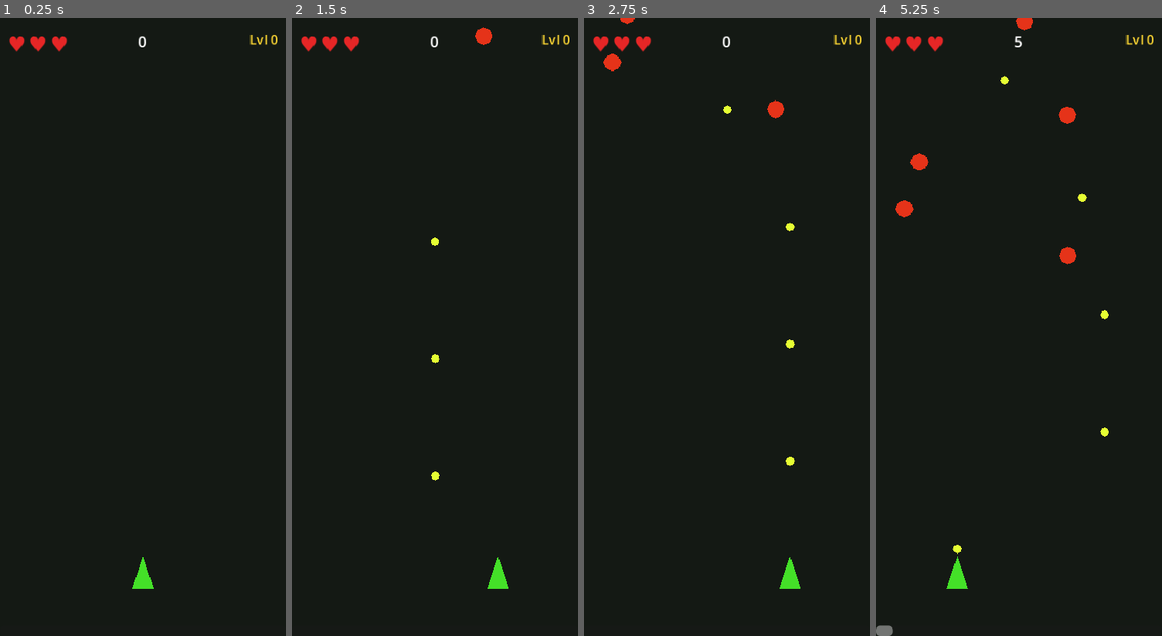
Above: before the commit, frames 1-4 (left to right).
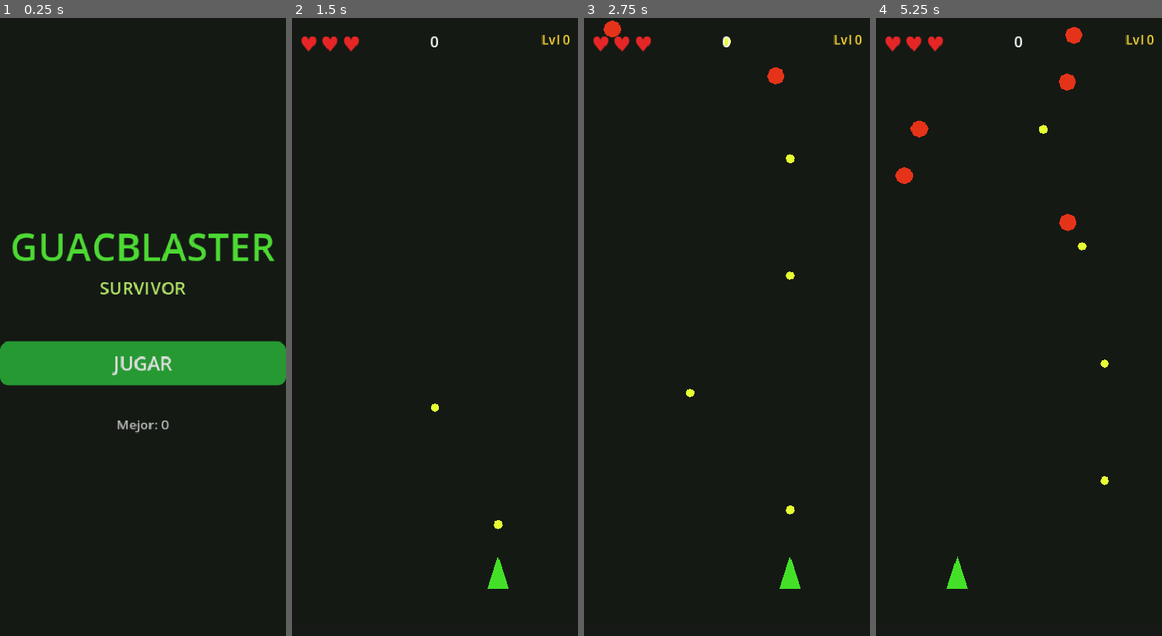
Above: after the commit, the same moments.

Repository: JoseNoIP/gb-GuacBlaster-Survivor
Game: Godot game, scene res://src/scenes/Main.tscn
The game is run twice, just before and just after one commit, with the same random seed, the same clock (stepped at 60 frames per second) and the same inputs.
Inputs (mouse positions are in pixels of both pictures, inside the frame that each line leads up to):
- Up to frame 1 (0.25 s): no input
- Up to frame 2 (1.5 s): click (435, 364) at 0.5 s, where only the run after the commit has a clickable "JUGAR"; tap Enter at 1.25 s; move the mouse to (497, 296) at 1.27 s; hold Shift from 1.28 s (still down); click (497, 296) at 1.42 s
- Up to frame 3 (2.75 s): release Shift at 2 s; drag from (669, 357) to (789, 574) at 2.02 s
- Up to frame 4 (5.25 s): move the mouse to (1047, 191) at 2.77 s; tap Ctrl at 2.85 s; click (1047, 191) at 2.92 s; drag from (1004, 450) to (1081, 116) at 3.52 s; move the mouse to (1104, 419) at 4.27 s; tap Alt at 4.35 s; click (1104, 419) at 4.42 s; drag from (933, 234) to (1004, 147) at 5.02 s

The runs differ from the first frame. In frame 1, 10% of the frame differs, in the area x 0-100%, y 2-93%; in frame 2, 0.3%; in frame 3, 0.8%; in frame 4, 1.6%.

Commit message:
feat: add main menu scene with UI elements and navigation; update game flow to include menu option

Diff:
--- a/src/core/EventBus.gd
+++ b/src/core/EventBus.gd
@@ -30,6 +30,7 @@
 signal game_over(score: int, duration: float)
 signal wave_started(wave_number: int)
 signal restart_requested()
+signal menu_requested()
 
 # --- Meta ---
 signal gold_earned(amount: int)
--- a/src/features/ui/GameOverScreen.gd
+++ b/src/features/ui/GameOverScreen.gd
@@ -1,7 +1,7 @@
 class_name GameOverScreen
 extends CanvasLayer
 ## Overlay shown when game_over fires. Displays final score, best score,
-## and a restart button that emits EventBus.restart_requested.
+## and buttons: restart (EventBus.restart_requested) and menu (EventBus.menu_requested).
 
 const OVERLAY_COLOR: Color = Color(0.0, 0.0, 0.0, 0.72)
 const TITLE_COLOR: Color = Color(1.0, 0.25, 0.1)
@@ -15,6 +15,7 @@
 var _score_label: Label
 var _best_label: Label
 var _restart_btn: Button
+var _menu_btn: Button
 
 func _ready() -> void:
 	layer = 20
@@ -86,6 +87,27 @@
 	_restart_btn.pressed.connect(_on_restart_pressed)
 	_panel.add_child(_restart_btn)
 
+	var spacer3: Control = Control.new()
+	spacer3.custom_minimum_size = Vector2(0.0, 12.0)
+	_panel.add_child(spacer3)
+
+	_menu_btn = Button.new()
+	_menu_btn.text = "MENÚ PRINCIPAL"
+	_menu_btn.custom_minimum_size = Vector2(220.0, 44.0)
+	_menu_btn.add_theme_font_size_override(&"font_size", 16)
+	var menu_sb: StyleBoxFlat = StyleBoxFlat.new()
+	menu_sb.bg_color = Color(0.25, 0.25, 0.25)
+	menu_sb.corner_radius_top_left = 10
+	menu_sb.corner_radius_top_right = 10
+	menu_sb.corner_radius_bottom_left = 10
+	menu_sb.corner_radius_bottom_right = 10
+	_menu_btn.add_theme_stylebox_override(&"normal", menu_sb)
+	var menu_hover_sb: StyleBoxFlat = menu_sb.duplicate() as StyleBoxFlat
+	menu_hover_sb.bg_color = Color(0.35, 0.35, 0.35)
+	_menu_btn.add_theme_stylebox_override(&"hover", menu_hover_sb)
+	_menu_btn.pressed.connect(_on_menu_pressed)
+	_panel.add_child(_menu_btn)
+
 func _on_game_over(score: int, _duration: float) -> void:
 	_score_label.text = "Score: %d" % score
 	_best_label.text = "Mejor: %d" % SaveManager.get_best_score()
@@ -94,6 +116,9 @@
 
 func _on_restart_pressed() -> void:
 	EventBus.restart_requested.emit()
+
+func _on_menu_pressed() -> void:
+	EventBus.menu_requested.emit()
 
 func get_panel() -> Control:
 	return _panel
@@ -106,3 +131,6 @@
 
 func get_restart_button() -> Button:
 	return _restart_btn
+
+func get_menu_button() -> Button:
+	return _menu_btn
--- a/src/scenes/Game.gd
+++ b/src/scenes/Game.gd
@@ -4,6 +4,10 @@
 func _ready() -> void:
 	GameManager.start_game()
 	EventBus.restart_requested.connect(_on_restart_requested)
+	EventBus.menu_requested.connect(_on_menu_requested)
 
 func _on_restart_requested() -> void:
 	get_tree().change_scene_to_file.call_deferred("res://src/scenes/Game.tscn")
+
+func _on_menu_requested() -> void:
+	get_tree().change_scene_to_file.call_deferred("res://src/scenes/MainMenu.tscn")
--- a/src/scenes/Main.gd
+++ b/src/scenes/Main.gd
@@ -2,7 +2,7 @@
 ## Entry point. Boots into Game scene on the next frame (deferred to avoid
 ## modifying the scene tree during _ready).
 
-const GAME_SCENE: String = "res://src/scenes/Game.tscn"
+const MAIN_MENU_SCENE: String = "res://src/scenes/MainMenu.tscn"
 
 func _ready() -> void:
-	get_tree().change_scene_to_file.call_deferred(GAME_SCENE)
+	get_tree().change_scene_to_file.call_deferred(MAIN_MENU_SCENE)
--- /dev/null
+++ b/src/scenes/MainMenu.gd
@@ -0,0 +1,102 @@
+class_name MainMenu
+extends Node2D
+## Main menu scene. Shows title, best score, and play button.
+
+const GAME_SCENE: String = "res://src/scenes/Game.tscn"
+
+const BG_COLOR: Color = Color(0.08, 0.1, 0.08)
+const TITLE_COLOR: Color = Color(0.3, 0.85, 0.2)
+const SUBTITLE_COLOR: Color = Color(0.7, 0.9, 0.4)
+const BEST_COLOR: Color = Color(0.75, 0.75, 0.75)
+const BTN_COLOR: Color = Color(0.15, 0.6, 0.2)
+const BTN_HOVER_COLOR: Color = Color(0.2, 0.75, 0.28)
+
+var _title_label: Label
+var _best_label: Label
+var _play_btn: Button
+
+func _ready() -> void:
+	_build_ui()
+
+func _build_ui() -> void:
+	var vp: Vector2 = get_viewport_rect().size
+
+	var bg: ColorRect = ColorRect.new()
+	bg.color = BG_COLOR
+	bg.size = vp
+	add_child(bg)
+
+	var canvas: CanvasLayer = CanvasLayer.new()
+	canvas.layer = 1
+	add_child(canvas)
+
+	var root: VBoxContainer = VBoxContainer.new()
+	root.alignment = BoxContainer.ALIGNMENT_CENTER
+	root.set_anchors_preset(Control.PRESET_FULL_RECT)
+	canvas.add_child(root)
+
+	var top_spacer: Control = Control.new()
+	top_spacer.size_flags_vertical = Control.SIZE_EXPAND_FILL
+	root.add_child(top_spacer)
+
+	_title_label = Label.new()
+	_title_label.text = "GUACBLASTER"
+	_title_label.horizontal_alignment = HORIZONTAL_ALIGNMENT_CENTER
+	_title_label.add_theme_font_size_override(&"font_size", 52)
+	_title_label.add_theme_color_override(&"font_color", TITLE_COLOR)
+	root.add_child(_title_label)
+
+	var subtitle: Label = Label.new()
+	subtitle.text = "SURVIVOR"
+	subtitle.horizontal_alignment = HORIZONTAL_ALIGNMENT_CENTER
+	subtitle.add_theme_font_size_override(&"font_size", 24)
+	subtitle.add_theme_color_override(&"font_color", SUBTITLE_COLOR)
+	root.add_child(subtitle)
+
+	var mid_spacer: Control = Control.new()
+	mid_spacer.custom_minimum_size = Vector2(0.0, 48.0)
+	root.add_child(mid_spacer)
+
+	_play_btn = Button.new()
+	_play_btn.text = "JUGAR"
+	_play_btn.custom_minimum_size = Vector2(200.0, 60.0)
+	_play_btn.add_theme_font_size_override(&"font_size", 26)
+	var normal_sb: StyleBoxFlat = StyleBoxFlat.new()
+	normal_sb.bg_color = BTN_COLOR
+	normal_sb.corner_radius_top_left = 12
+	normal_sb.corner_radius_top_right = 12
+	normal_sb.corner_radius_bottom_left = 12
+	normal_sb.corner_radius_bottom_right = 12
+	_play_btn.add_theme_stylebox_override(&"normal", normal_sb)
+	var hover_sb: StyleBoxFlat = normal_sb.duplicate() as StyleBoxFlat
+	hover_sb.bg_color = BTN_HOVER_COLOR
+	_play_btn.add_theme_stylebox_override(&"hover", hover_sb)
+	_play_btn.pressed.connect(_on_play_pressed)
+	root.add_child(_play_btn)
+
+	var btn_spacer: Control = Control.new()
+	btn_spacer.custom_minimum_size = Vector2(0.0, 32.0)
+	root.add_child(btn_spacer)
+
+	_best_label = Label.new()
+	_best_label.text = "Mejor: %d" % SaveManager.get_best_score()
+	_best_label.horizontal_alignment = HORIZONTAL_ALIGNMENT_CENTER
+	_best_label.add_theme_font_size_override(&"font_size", 18)
+	_best_label.add_theme_color_override(&"font_color", BEST_COLOR)
+	root.add_child(_best_label)
+
+	var bottom_spacer: Control = Control.new()
+	bottom_spacer.size_flags_vertical = Control.SIZE_EXPAND_FILL
+	root.add_child(bottom_spacer)
+
+func _on_play_pressed() -> void:
+	get_tree().change_scene_to_file.call_deferred(GAME_SCENE)
+
+func get_title_label() -> Label:
+	return _title_label
+
+func get_best_label() -> Label:
+	return _best_label
+
+func get_play_button() -> Button:
+	return _play_btn
--- /dev/null
+++ b/src/scenes/MainMenu.tscn
@@ -0,0 +1,6 @@
+[gd_scene load_steps=2 format=3]
+
+[ext_resource type="Script" path="res://src/scenes/MainMenu.gd" id="1"]
+
+[node name="MainMenu" type="Node2D"]
+script = ExtResource("1")
--- a/tests/unit/test_game_over_screen.gd
+++ b/tests/unit/test_game_over_screen.gd
@@ -29,3 +29,9 @@
 func test_best_label_shows_best_score() -> void:
 	EventBus.game_over.emit(0, 0.0)
 	assert_eq(_screen.get_best_label().text, "Mejor: %d" % SaveManager.get_best_score())
+
+func test_menu_button_emits_menu_requested() -> void:
+	EventBus.game_over.emit(0, 0.0)
+	watch_signals(EventBus)
+	_screen.get_menu_button().pressed.emit()
+	assert_signal_emitted(EventBus, "menu_requested")
--- /dev/null
+++ b/tests/unit/test_main_menu.gd
@@ -0,0 +1,19 @@
+extends GutTest
+## Tests for MainMenu: title label, best score display, play button.
+
+const MainMenuGd := preload("res://src/scenes/MainMenu.gd")
+
+var _menu: MainMenu
+
+func before_each() -> void:
+	_menu = MainMenuGd.new()
+	add_child_autofree(_menu)
+
+func test_title_label_shows_game_name() -> void:
+	assert_eq(_menu.get_title_label().text, "GUACBLASTER")
+
+func test_play_button_exists() -> void:
+	assert_not_null(_menu.get_play_button())
+
+func test_best_label_shows_saved_value() -> void:
+	assert_eq(_menu.get_best_label().text, "Mejor: %d" % SaveManager.get_best_score())
Not shown, added: src/scenes/MainMenu.gd.uid
Not shown, added: tests/unit/test_main_menu.gd.uid
